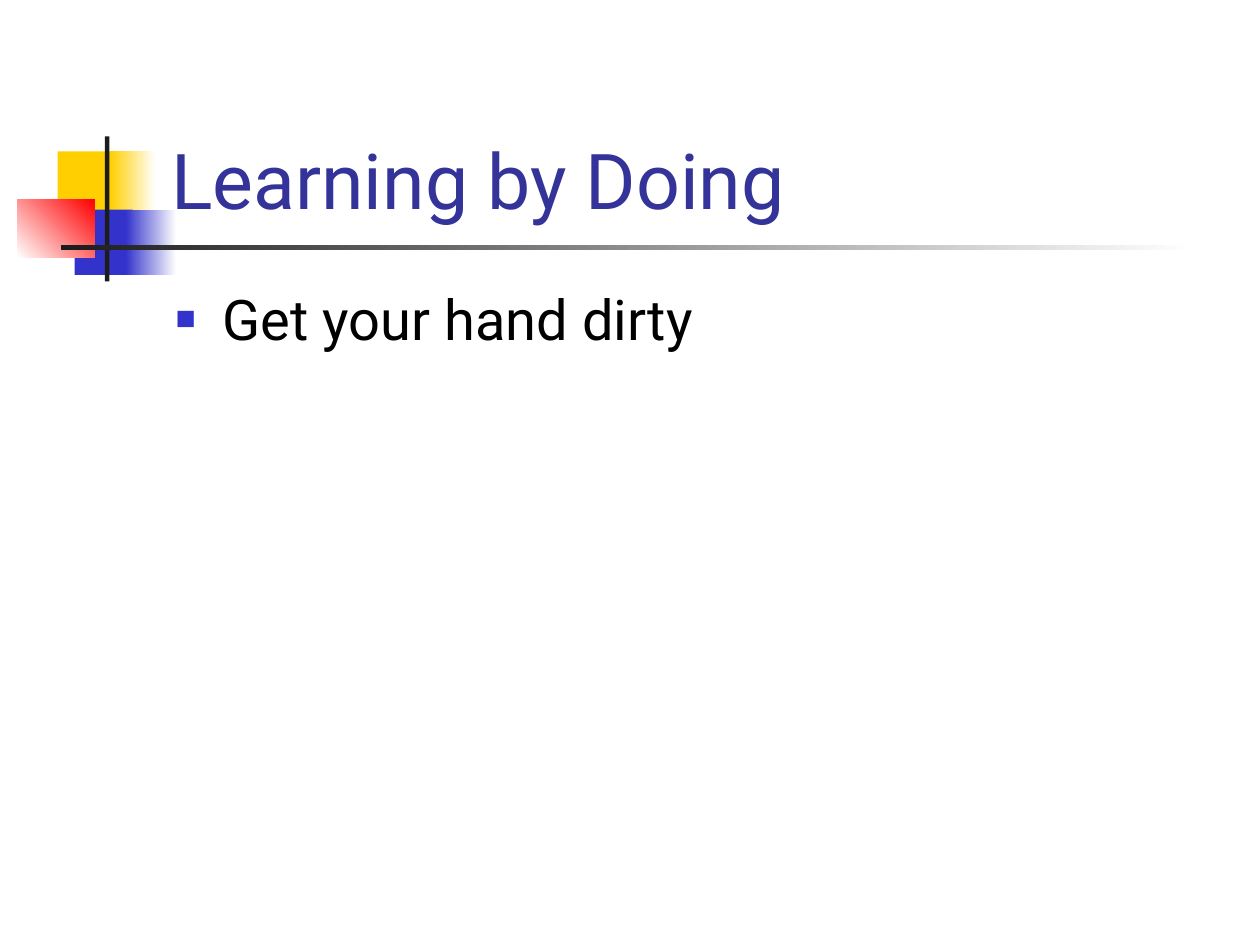
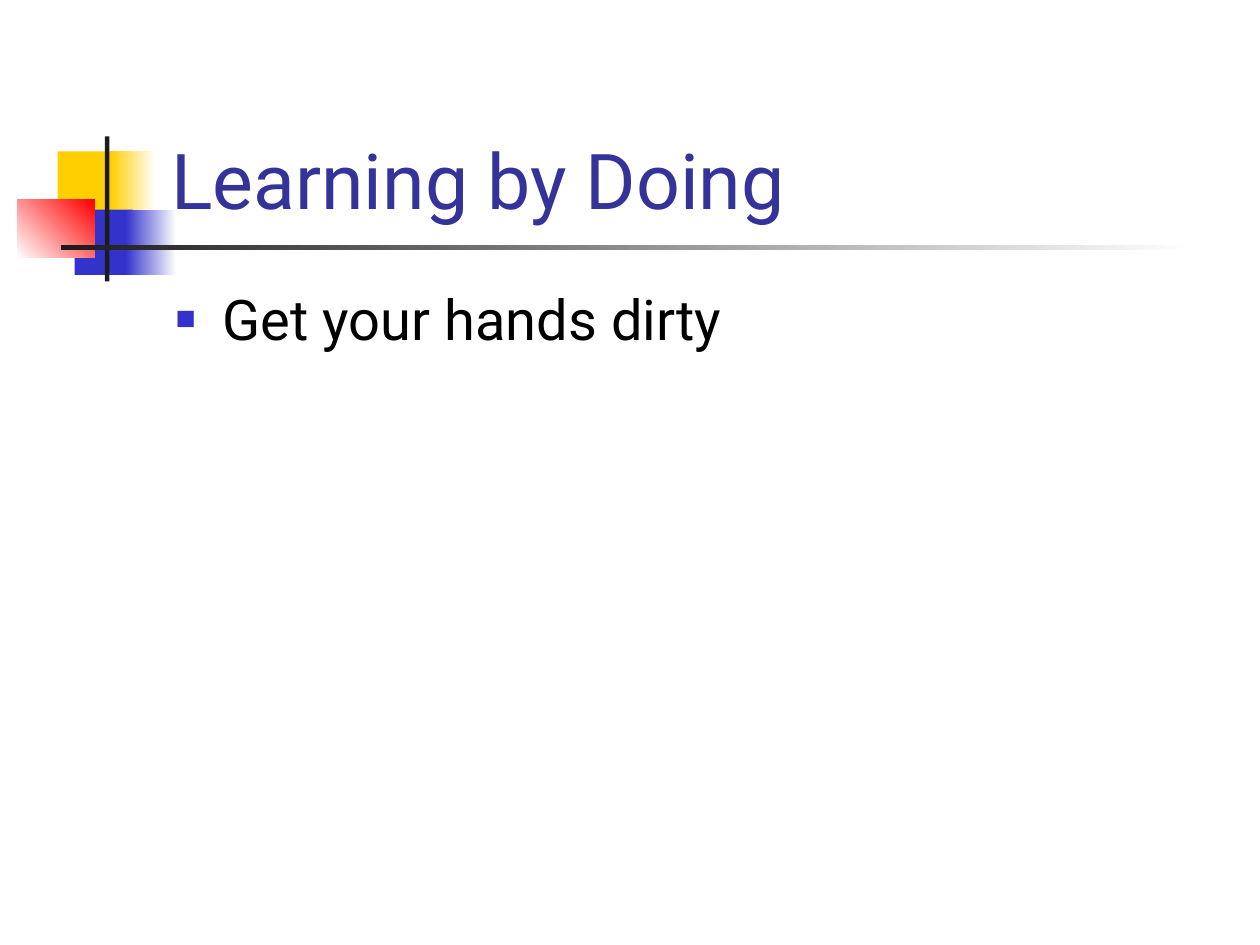
Before and after one commit to csslab-ustc/csslab-ustc.github.io, a slide deck: slide 15 of courses/sysprog/slides/lec01-overview.pptx (slide 14 before the commit). Drawn at 1260x945 pixels with LibreOffice and Linux fonts; fonts in the diff are those of the drawing. Boxes give left, top, right and bottom in pixels: in the first picture for what was removed or moved away, otherwise in the second. Text is boxed around its words. In the diff, an @@ line names an element or a change of style, - is before the commit and + after.

```diff
--- a/courses/sysprog/slides/lec01-overview.pptx
+++ b/courses/sysprog/slides/lec01-overview.pptx
@@ text at (223,298,721,352): text changed @@
-■ Get your hand dirty
+■ Get your hands dirty
```
Also in this commit, not shown: 9 other slides changed, 2 slides added, 1 slide removed, 28 other files.
